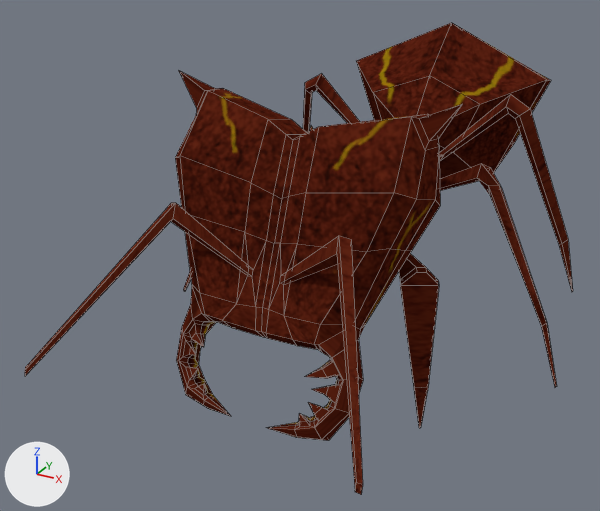
An edit to the Blender file Modelling/Ant/Ant.blend, drawn before and after from the same camera.
Both versions are drawn from a 50 mm lens placed at (3.74, -9.21, 4.92), pointed at (-0.69, -1.17, 0.9). Lighting does not change. The marker at lower left points along +X, +Y and +Z. Mesh edges are drawn as thin lines.

Script lines for the objects in view, before the commit:
```python
mat_material = diffuse_material('Material')
mat_material.texture = img_ant_texture
me_cube_001 = bpy.data.meshes.new('Cube.001')
me_cube_001.from_pydata(...)  # 632 vertices, 696 faces; spans x -2.47..2.47, y -4.59..2.77, z -1.21..3.8
me_cube_001.materials.append(mat_material)  # picture img_ant_texture
ob_ant = bpy.data.objects.new('Ant', me_cube_001)
ob_ant.location = (0.0, 0.0, 0.0)
ob_ant.rotation_euler = (-0.391, 0.0, 0.0)  # degrees (-22, 0, 0)
```
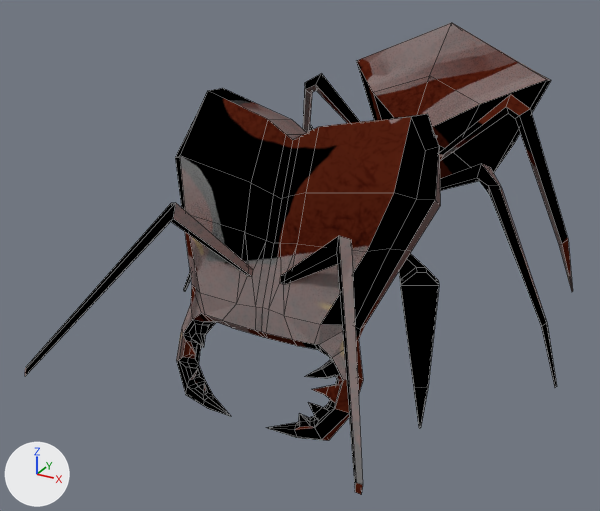
Where the change shows, as pixel boxes [x1, y1, x2, y2] in the pictures (600 x 511 px):
'Ant', surface changed, reshaped (red to black)
    both: [25, 23, 573, 495]
part 1 of me_cube_001, cut back
    before: [411, 104, 462, 150]
    after: [411, 114, 439, 150]
part 2 of me_cube_001, cut back (red)
    before: [179, 71, 220, 114]
part 3 of me_cube_001, surface changed (red to grey)
    both: [25, 23, 573, 494]

Edits to the bpy script that builds the scene:
```text
Add img_ant_ao:
    img_ant_ao = load_image('Ant_AO', 'Ant_AO.png', 1024, 1024, 'sRGB')
Change mat_material:
    remove # nodes: BsdfDiffuse, OutputMaterial, TexImage
    nodes: AmbientOcclusion, BsdfDiffuse, Mix, OutputMaterial, TexImage x2
    uses the picture img_ant_ao
Change me_cube_001:
    used by ob_ant; location = (0.0, 0.0, 0.0); rotation_euler = (-0.391, 0.0, 0.0), in degrees (-22, 0, 0)
    remove me_cube_001.from_pydata(...)  # 632 vertices, 696 faces; spans x -2.47..2.47, y -4.59..2.77, z -1.21..3.8
    add me_cube_001.from_pydata(...)  # 622 vertices, 682 faces; spans x -2.47..2.47, y -4.59..2.77, z -1.21..3.8
    me_cube_001 part 1
    5 vertices are removed from x 1.16..1.52, y -3.31..-3.09, z 1.77..2.12
    8 faces are deleted
    1 new face joins them
    me_cube_001 part 2
    5 vertices are removed from x -1.52..-1.16, y -3.31..-3.09, z 1.77..2.12
    8 faces are deleted
    1 new face joins them
    me_cube_001 part 3: 680 kept faces spanning x -2.47..2.47, y -4.59..2.77, z -1.21..3.8 get new texture (UV) coordinates
```
